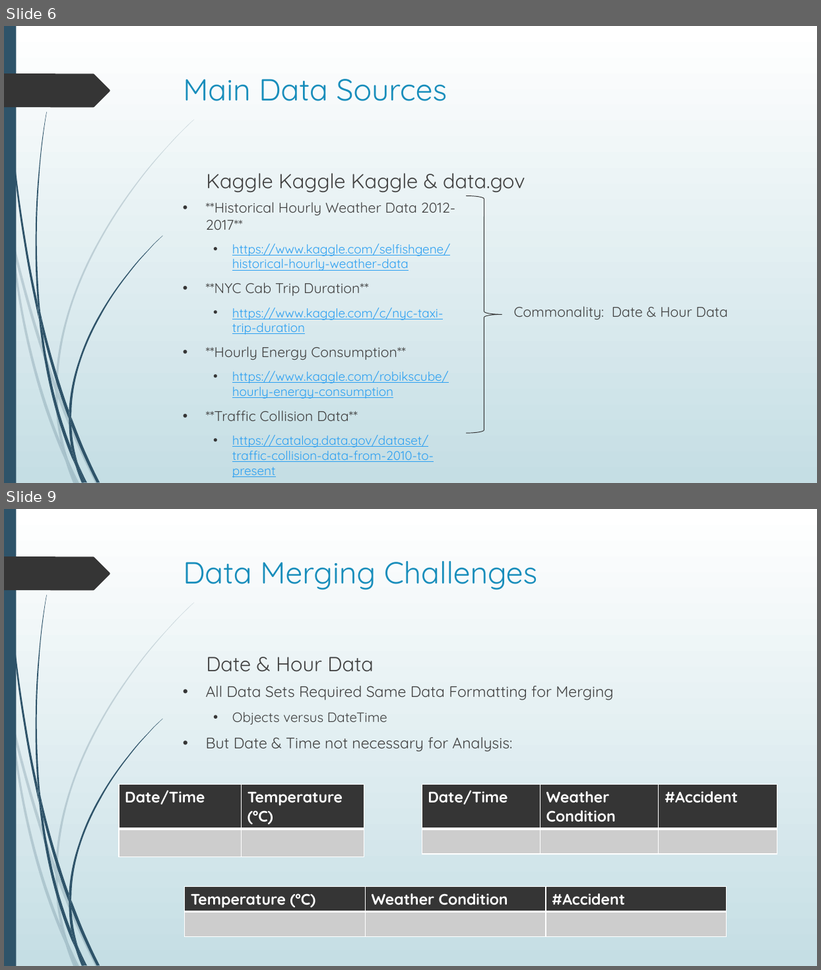
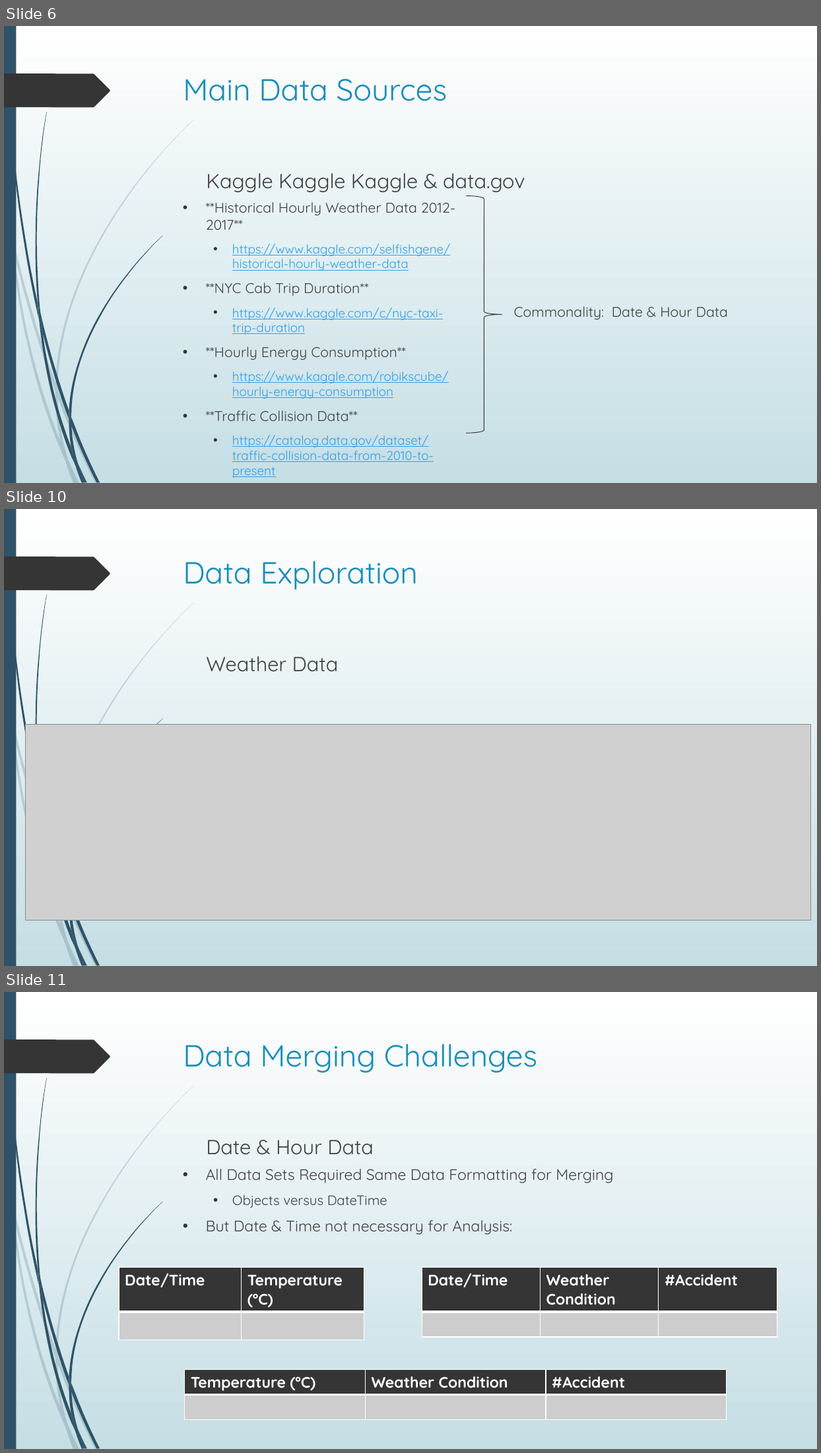
Before and after one commit to AmitChoudhary1392/Project-1_Team6, a slide deck: Project 1 - Group 6 Presentation.pptx. Shown one above the other, each under a label of ours: slides 6 and 9 before the commit, slides 6, 10 and 11 after it; the slides between them are not shown. The pictures are 821x970 and 821x1453 pixels, drawn with LibreOffice and Linux fonts; fonts in the diff are those of the drawing; grey boxes stand for pictures. Boxes give left, top, right and bottom in pixels: in the first picture for what was removed or moved away, otherwise in the second. Text is boxed around its words. In the diff, an @@ line names an element or a change of style, - is before the commit and + after.

```diff
--- a/Project 1 - Group 6 Presentation.pptx
+++ b/Project 1 - Group 6 Presentation.pptx
@@ slide 10 added at (4,509,817,966), background gradient #FFFFFF to #C5DEE5; not listed: 20 template elements that a slide beside it also shows @@
@@ title added at (183,561,418,590), 36 pt, text #178DBB @@
+Data Exploration
@@ text added at (206,656,339,672), 24 pt, text #404040 @@
+Weather Data
@@ picture added at (25,724,812,921) @@
@@ what was slide 9 is now slide 11 @@
```
Also in this commit, not shown: 3 slides changed, 11 other slides added.
